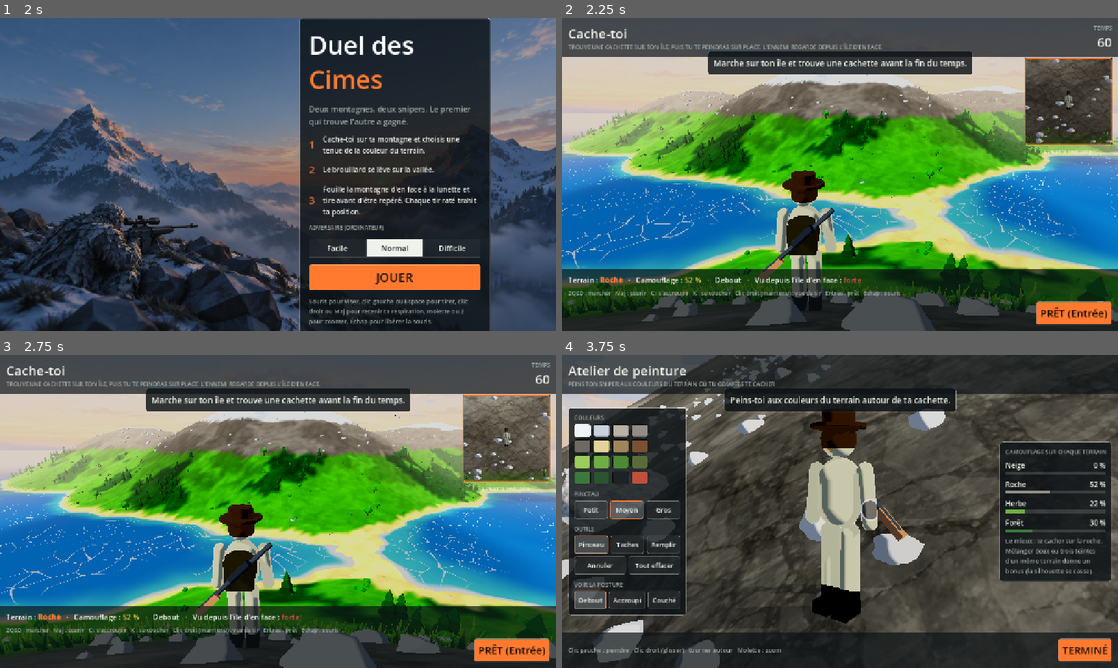
Above: before the commit, frames 1-4 (two rows, left to right).
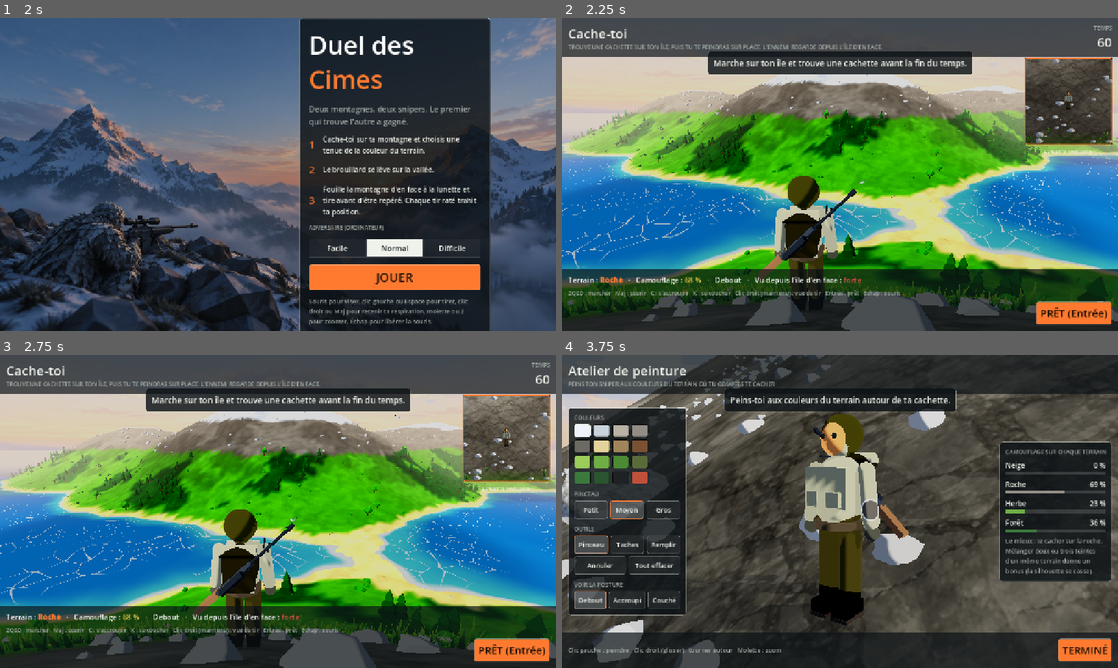
Above: after the commit, the same moments.

Repository: okidogestion-cmd/montaigneview
Game: Godot game, scene res://scenes/main.tscn
Same seed, same stepped clock (60 frames per second), same inputs: the game is played once before the commit and once after it.
Inputs (mouse positions are in pixels of both pictures, inside the frame that each line leads up to):
- Up to frame 1 (2 s): click "Normal" at 0.5 s; click "Normal" at 1.25 s
- Up to frame 2 (2.25 s): click "JOUER" at 2 s
- Up to frame 3 (2.75 s): no input
- Up to frame 4 (3.75 s): tap Enter at 2.75 s; move the mouse to (867, 511) at 2.77 s; hold W 2.78-3.5 s; tap C at 2.85 s; click (867, 511) at 2.92 s; tap Space at 3.02, 3.32 s; click (584, 430) at 3.52 s

Frame 1 is identical in both runs. In frame 2, 2.1% of the frame differs, in the area x 22-92%, y 23-94%; in frame 3, 2.3%; in frame 4, 4.6%, in the area x 8-97%, y 18-88%.

Commit message:
Nouveau sniper : capuche, visage, gilet, gants et vrai fusil
Co-Authored-By: Claude Opus 5.5 <noreply@anthropic.com>
Claude-Session: https://claude.ai/code/session_013pbjtdffyqQrrwE9QtYc6X

Diff:
--- a/game/scripts/paint.gd
+++ b/game/scripts/paint.gd
@@ -130,14 +130,22 @@
 	refresh()
 
 func _set_default() -> void:
-	# Tenue de départ : toile kaki, visage, bottes et chapeau. À repeindre pour se camoufler.
+	# Tenue de départ : toile kaki, capuche et gilet plus foncés, visage, bottes. À repeindre pour se camoufler.
 	base = DEFAULT_BASE
 	strokes = [
-		[Vector4(0, 1.69, 0.13, 0.12), Color("#e2b48a")],     # visage
-		[Vector4(-0.11, 0.07, 0.05, 0.21), Color("#3b2e25")],  # bottes
-		[Vector4(0.11, 0.07, 0.05, 0.21), Color("#3b2e25")],
-		[Vector4(0, 1.84, 0.02, 0.29), Color("#6b5a40")],      # chapeau
-		[Vector4(0, 1.2, -0.25, 0.26), Color("#5e5a45")],      # sac
+		[Vector4(0, 1.71, -0.04, 0.215), Color("#77744f")],   # capuche
+		[Vector4(0, 1.665, 0.19, 0.16), Color("#e2b48a")],    # visage (après la capuche : il reste visible)
+		[Vector4(-0.12, 0.82, 0, 0.19), Color("#7a7457")],     # pantalon
+		[Vector4(0.12, 0.82, 0, 0.19), Color("#7a7457")],
+		[Vector4(-0.12, 0.62, 0, 0.19), Color("#7a7457")],
+		[Vector4(0.12, 0.62, 0, 0.19), Color("#7a7457")],
+		[Vector4(-0.12, 0.42, 0, 0.19), Color("#7a7457")],
+		[Vector4(0.12, 0.42, 0, 0.19), Color("#7a7457")],
+		[Vector4(-0.12, 0.22, 0, 0.19), Color("#7a7457")],
+		[Vector4(0.12, 0.22, 0, 0.19), Color("#7a7457")],
+		[Vector4(-0.12, 0.07, 0.05, 0.21), Color("#3b2e25")],  # bottes
+		[Vector4(0.12, 0.07, 0.05, 0.21), Color("#3b2e25")],
+		[Vector4(0, 1.25, -0.27, 0.3), Color("#5e5a45")],     # sac et tapis
 	]
 
 func undo() -> void:
--- a/game/scripts/world.gd
+++ b/game/scripts/world.gd
@@ -684,37 +684,53 @@
 # Le sniper est fait de pièces rigides arrondies. Chaque pose (debout, accroupi, couché)
 # ne fait que déplacer ces mêmes pièces. Chaque sommet garde sa position « debout »
 # (CUSTOM0) : la peinture suit le corps. Les pièces à couleur fixe (fusil) ne se peignent pas.
-# [nom, forme, taille, {pose: [position, rotation (euler)]}, balancement, couleur fixe]
+# [nom, forme, taille, {pose: [position, rotation (euler)]}, balancement, couleur fixe, (pièce parente)]
 #   capsule : taille = (rayon, hauteur totale, rayon) ; tube : (rayon, hauteur, rayon) ; sphère : (rayon, …)
+#   Une pièce avec une pièce parente (7e valeur) n'a que la pose « debout », donnée dans le repère
+#   de sa parente : elle la suit dans toutes les poses (yeux sur la tête, mains au bout des bras…).
 const PARTS := [
-	["jambe_g", "capsule", Vector3(0.1, 0.86, 0.1), {
-		"debout": [Vector3(-0.11, 0.47, 0), Vector3.ZERO], "accroupi": [Vector3(-0.12, 0.2, -0.28), Vector3(1.35, 0, 0)], "couche": [Vector3(-0.12, 0.11, -0.68), Vector3(PI / 2, 0, 0)]}, "leg_l", null],
-	["jambe_d", "capsule", Vector3(0.1, 0.86, 0.1), {
-		"debout": [Vector3(0.11, 0.47, 0), Vector3.ZERO], "accroupi": [Vector3(0.13, 0.42, 0.18), Vector3(-0.75, 0, 0)], "couche": [Vector3(0.12, 0.11, -0.68), Vector3(PI / 2, 0, 0)]}, "leg_r", null],
-	["botte_g", "box", Vector3(0.17, 0.13, 0.28), {
-		"debout": [Vector3(-0.11, 0.065, 0.05), Vector3.ZERO], "accroupi": [Vector3(-0.12, 0.08, -0.62), Vector3(1.35, 0, 0)], "couche": [Vector3(-0.12, 0.1, -1.13), Vector3(PI / 2, 0, 0)]}, "leg_l", null],
-	["botte_d", "box", Vector3(0.17, 0.13, 0.28), {
-		"debout": [Vector3(0.11, 0.065, 0.05), Vector3.ZERO], "accroupi": [Vector3(0.13, 0.07, 0.42), Vector3.ZERO], "couche": [Vector3(0.12, 0.1, -1.13), Vector3(PI / 2, 0, 0)]}, "leg_r", null],
-	["buste", "capsule", Vector3(0.21, 0.66, 0.21), {
+	["jambe_g", "capsule", Vector3(0.11, 0.86, 0.11), {
+		"debout": [Vector3(-0.12, 0.47, 0), Vector3.ZERO], "accroupi": [Vector3(-0.12, 0.2, -0.28), Vector3(1.35, 0, 0)], "couche": [Vector3(-0.12, 0.11, -0.68), Vector3(PI / 2, 0, 0)]}, "leg_l", null],
+	["jambe_d", "capsule", Vector3(0.11, 0.86, 0.11), {
+		"debout": [Vector3(0.12, 0.47, 0), Vector3.ZERO], "accroupi": [Vector3(0.13, 0.42, 0.18), Vector3(-0.75, 0, 0)], "couche": [Vector3(0.12, 0.11, -0.68), Vector3(PI / 2, 0, 0)]}, "leg_r", null],
+	["botte_g", "box", Vector3(0.18, 0.14, 0.3), {
+		"debout": [Vector3(-0.12, 0.07, 0.05), Vector3.ZERO], "accroupi": [Vector3(-0.12, 0.08, -0.62), Vector3(1.35, 0, 0)], "couche": [Vector3(-0.12, 0.1, -1.13), Vector3(PI / 2, 0, 0)]}, "leg_l", null],
+	["botte_d", "box", Vector3(0.18, 0.14, 0.3), {
+		"debout": [Vector3(0.12, 0.07, 0.05), Vector3.ZERO], "accroupi": [Vector3(0.13, 0.07, 0.42), Vector3.ZERO], "couche": [Vector3(0.12, 0.1, -1.13), Vector3(PI / 2, 0, 0)]}, "leg_r", null],
+	["buste", "capsule", Vector3(0.23, 0.7, 0.23), {
 		"debout": [Vector3(0, 1.18, 0), Vector3.ZERO], "accroupi": [Vector3(0, 0.82, 0.06), Vector3(0.3, 0, 0)], "couche": [Vector3(0, 0.2, 0.02), Vector3(PI / 2, 0, 0)]}, "", null],
 	["tete", "sphere", Vector3(0.17, 0.17, 0.17), {
 		"debout": [Vector3(0, 1.67, 0.02), Vector3.ZERO], "accroupi": [Vector3(0, 1.3, 0.2), Vector3(0.3, 0, 0)], "couche": [Vector3(0, 0.33, 0.52), Vector3(PI / 2 - 0.5, 0, 0)]}, "", null],
-	["chapeau", "tube", Vector3(0.26, 0.035, 0.26), {
-		"debout": [Vector3(0, 1.79, 0.02), Vector3.ZERO], "accroupi": [Vector3(0, 1.41, 0.25), Vector3(0.3, 0, 0)], "couche": [Vector3(0, 0.42, 0.62), Vector3(PI / 2 - 0.5, 0, 0)]}, "", null],
-	["calotte", "tube", Vector3(0.15, 0.13, 0.15), {
-		"debout": [Vector3(0, 1.86, 0.02), Vector3.ZERO], "accroupi": [Vector3(0, 1.47, 0.27), Vector3(0.3, 0, 0)], "couche": [Vector3(0, 0.47, 0.67), Vector3(PI / 2 - 0.5, 0, 0)]}, "", null],
-	["bras_g", "capsule", Vector3(0.075, 0.62, 0.075), {
-		"debout": [Vector3(-0.3, 1.16, 0), Vector3(0, 0, -0.12)], "accroupi": [Vector3(-0.2, 1.0, 0.3), Vector3(-1.25, 0, 0)], "couche": [Vector3(-0.24, 0.16, 0.6), Vector3(PI / 2, 0, 0)]}, "arm_l", null],
-	["bras_d", "capsule", Vector3(0.075, 0.62, 0.075), {
-		"debout": [Vector3(0.3, 1.16, 0), Vector3(0, 0, 0.12)], "accroupi": [Vector3(0.2, 1.0, 0.3), Vector3(-1.25, 0, 0)], "couche": [Vector3(0.24, 0.16, 0.6), Vector3(PI / 2, 0, 0)]}, "arm_r", null],
-	["sac", "box", Vector3(0.34, 0.4, 0.17), {
-		"debout": [Vector3(0, 1.2, -0.25), Vector3.ZERO], "accroupi": [Vector3(0, 0.86, -0.18), Vector3(0.3, 0, 0)], "couche": [Vector3(0, 0.38, -0.02), Vector3(PI / 2, 0, 0)]}, "", null],
-	["fusil", "tube", Vector3(0.028, 1.15, 0.028), {
-		"debout": [Vector3(0.04, 1.2, -0.37), Vector3(0, 0, 0.8)], "accroupi": [Vector3(0.08, 1.04, 0.62), Vector3(PI / 2, 0, 0)], "couche": [Vector3(0.1, 0.24, 1.05), Vector3(PI / 2, 0, 0)]}, "", Color("#2b2f33")],
-	["lunette", "tube", Vector3(0.045, 0.3, 0.045), {
-		"debout": [Vector3(-0.03, 1.3, -0.43), Vector3(0, 0, 0.8)], "accroupi": [Vector3(0.08, 1.12, 0.5), Vector3(PI / 2, 0, 0)], "couche": [Vector3(0.1, 0.32, 0.92), Vector3(PI / 2, 0, 0)]}, "", Color("#1d2023")],
-	["crosse", "box", Vector3(0.07, 0.36, 0.11), {
-		"debout": [Vector3(0.36, 0.86, -0.37), Vector3(0, 0, 0.8)], "accroupi": [Vector3(0.08, 1.0, 0.08), Vector3(PI / 2, 0, 0)], "couche": [Vector3(0.1, 0.2, 0.5), Vector3(PI / 2, 0, 0)]}, "", Color("#8a5a3a")],
+	["bras_g", "capsule", Vector3(0.08, 0.62, 0.08), {
+		"debout": [Vector3(-0.31, 1.16, 0), Vector3(0, 0, -0.12)], "accroupi": [Vector3(-0.21, 1.0, 0.3), Vector3(-1.25, 0, 0)], "couche": [Vector3(-0.25, 0.16, 0.6), Vector3(PI / 2, 0, 0)]}, "arm_l", null],
+	["bras_d", "capsule", Vector3(0.08, 0.62, 0.08), {
+		"debout": [Vector3(0.31, 1.16, 0), Vector3(0, 0, 0.12)], "accroupi": [Vector3(0.21, 1.0, 0.3), Vector3(-1.25, 0, 0)], "couche": [Vector3(0.25, 0.16, 0.6), Vector3(PI / 2, 0, 0)]}, "arm_r", null],
+	["sac", "box", Vector3(0.36, 0.42, 0.18), {
+		"debout": [Vector3(0, 1.2, -0.27), Vector3.ZERO], "accroupi": [Vector3(0, 0.86, -0.2), Vector3(0.3, 0, 0)], "couche": [Vector3(0, 0.4, -0.02), Vector3(PI / 2, 0, 0)]}, "", null],
+	# Fusil : boîtier au centre, canon vers +y ; le haut de l'arme est vers -z (repère du fusil).
+	["fusil", "tube", Vector3(0.034, 0.55, 0.034), {
+		"debout": [Vector3(0.04, 1.2, -0.4), Vector3(0, 0, 0.8)], "accroupi": [Vector3(0.08, 1.04, 0.62), Vector3(PI / 2, 0, 0)], "couche": [Vector3(0.1, 0.24, 1.05), Vector3(PI / 2, 0, 0)]}, "", Color("#2b2f33")],
+	# Détails attachés (repère de la pièce parente).
+	["semelle_g", "box", Vector3(0.19, 0.035, 0.31), {"debout": [Vector3(0, -0.065, 0), Vector3.ZERO]}, "leg_l", Color("#2a2420"), "botte_g"],
+	["semelle_d", "box", Vector3(0.19, 0.035, 0.31), {"debout": [Vector3(0, -0.065, 0), Vector3.ZERO]}, "leg_r", Color("#2a2420"), "botte_d"],
+	["ceinture", "tube", Vector3(0.24, 0.07, 0.24), {"debout": [Vector3(0, -0.29, 0), Vector3.ZERO]}, "", Color("#3d3428"), "buste"],
+	["gilet", "box", Vector3(0.44, 0.36, 0.1), {"debout": [Vector3(0, 0.06, 0.19), Vector3.ZERO]}, "", null, "buste"],
+	["poche_g", "box", Vector3(0.12, 0.13, 0.06), {"debout": [Vector3(-0.11, -0.04, 0.26), Vector3.ZERO]}, "", null, "buste"],
+	["poche_d", "box", Vector3(0.12, 0.13, 0.06), {"debout": [Vector3(0.11, -0.04, 0.26), Vector3.ZERO]}, "", null, "buste"],
+	["cou", "capsule", Vector3(0.075, 0.22, 0.075), {"debout": [Vector3(0, 0.36, 0.01), Vector3.ZERO]}, "", null, "buste"],
+	["capuche", "sphere", Vector3(0.2, 0.2, 0.2), {"debout": [Vector3(0, 0.04, -0.06), Vector3.ZERO]}, "", null, "tete"],
+	["oeil_g", "sphere", Vector3(0.024, 0.024, 0.024), {"debout": [Vector3(-0.06, 0.025, 0.155), Vector3.ZERO]}, "", Color("#1b1d1e"), "tete"],
+	["oeil_d", "sphere", Vector3(0.024, 0.024, 0.024), {"debout": [Vector3(0.06, 0.025, 0.155), Vector3.ZERO]}, "", Color("#1b1d1e"), "tete"],
+	["main_g", "sphere", Vector3(0.075, 0.075, 0.075), {"debout": [Vector3(0, -0.33, 0), Vector3.ZERO]}, "arm_l", Color("#3b3a30"), "bras_g"],
+	["main_d", "sphere", Vector3(0.075, 0.075, 0.075), {"debout": [Vector3(0, -0.33, 0), Vector3.ZERO]}, "arm_r", Color("#3b3a30"), "bras_d"],
+	["tapis", "tube", Vector3(0.075, 0.42, 0.075), {"debout": [Vector3(0, 0.28, -0.02), Vector3(0, 0, PI / 2)]}, "", null, "sac"],
+	["canon", "tube", Vector3(0.017, 0.62, 0.017), {"debout": [Vector3(0, 0.56, 0), Vector3.ZERO]}, "", Color("#1d2023"), "fusil"],
+	["frein", "tube", Vector3(0.027, 0.08, 0.027), {"debout": [Vector3(0, 0.87, 0), Vector3.ZERO]}, "", Color("#1d2023"), "fusil"],
+	["lunette", "tube", Vector3(0.042, 0.34, 0.042), {"debout": [Vector3(0, -0.02, -0.085), Vector3.ZERO]}, "", Color("#1d2023"), "fusil"],
+	["crosse", "box", Vector3(0.06, 0.38, 0.13), {"debout": [Vector3(0, -0.45, 0.02), Vector3.ZERO]}, "", Color("#6b4a32"), "fusil"],
+	["chargeur", "box", Vector3(0.045, 0.1, 0.08), {"debout": [Vector3(0, -0.04, 0.07), Vector3.ZERO]}, "", Color("#2b2f33"), "fusil"],
+	["bipied_g", "tube", Vector3(0.01, 0.26, 0.01), {"debout": [Vector3(-0.035, 0.5, 0.13), Vector3(PI / 2, 0, 0)]}, "", Color("#1d2023"), "fusil"],
+	["bipied_d", "tube", Vector3(0.01, 0.26, 0.01), {"debout": [Vector3(0.035, 0.5, 0.13), Vector3(PI / 2, 0, 0)]}, "", Color("#1d2023"), "fusil"],
 ]
 const CAMO_SHADER := preload("res://shaders/camo.gdshader")
 const SWING := {"leg_l": 1.0, "leg_r": -1.0, "arm_l": -0.8, "arm_r": 0.8}
@@ -722,8 +738,18 @@
 const PIVOTS := {"leg_l": Vector3(-0.11, 0.88, 0), "leg_r": Vector3(0.11, 0.88, 0), "arm_l": Vector3(-0.3, 1.43, 0), "arm_r": Vector3(0.3, 1.43, 0)}
 
 static func part_transform(part: Array, pose: String) -> Transform3D:
+	if part.size() > 6:
+		# Pièce attachée : sa pose « debout » est donnée dans le repère de sa parente.
+		var local: Array = part[3]["debout"]
+		return part_transform(_part_named(part[6]), pose) * Transform3D(Basis.from_euler(local[1]), local[0])
 	var t: Array = part[3][pose]
 	return Transform3D(Basis.from_euler(t[1]), t[0])
+
+static func _part_named(n: String) -> Array:
+	for p in PARTS:
+		if p[0] == n:
+			return p
+	return []
 
 static func paintable(part: Array) -> bool:
 	return part[5] == null
Not shown, changed: docs/game-design.md
Not shown, changed: tools/artefact/duel-des-cimes.html
